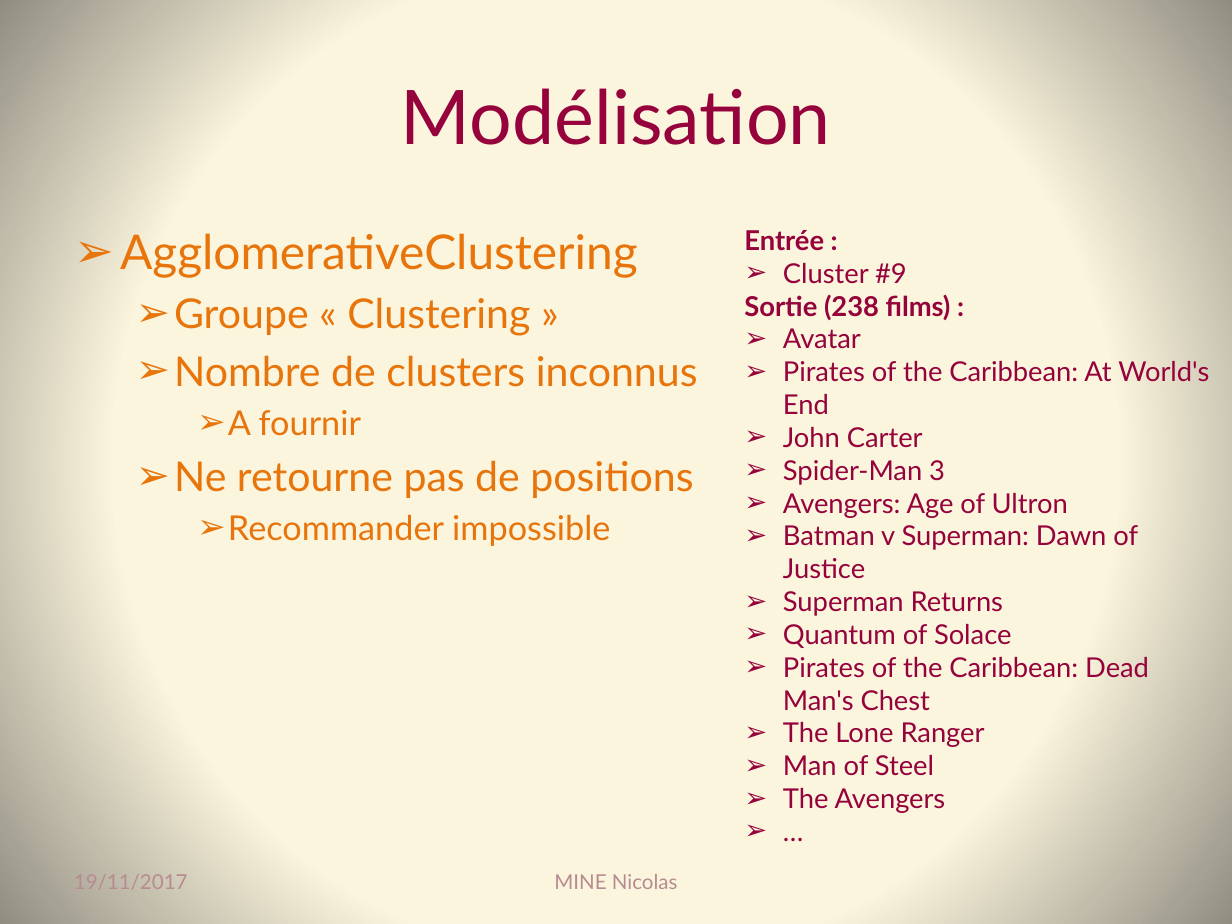
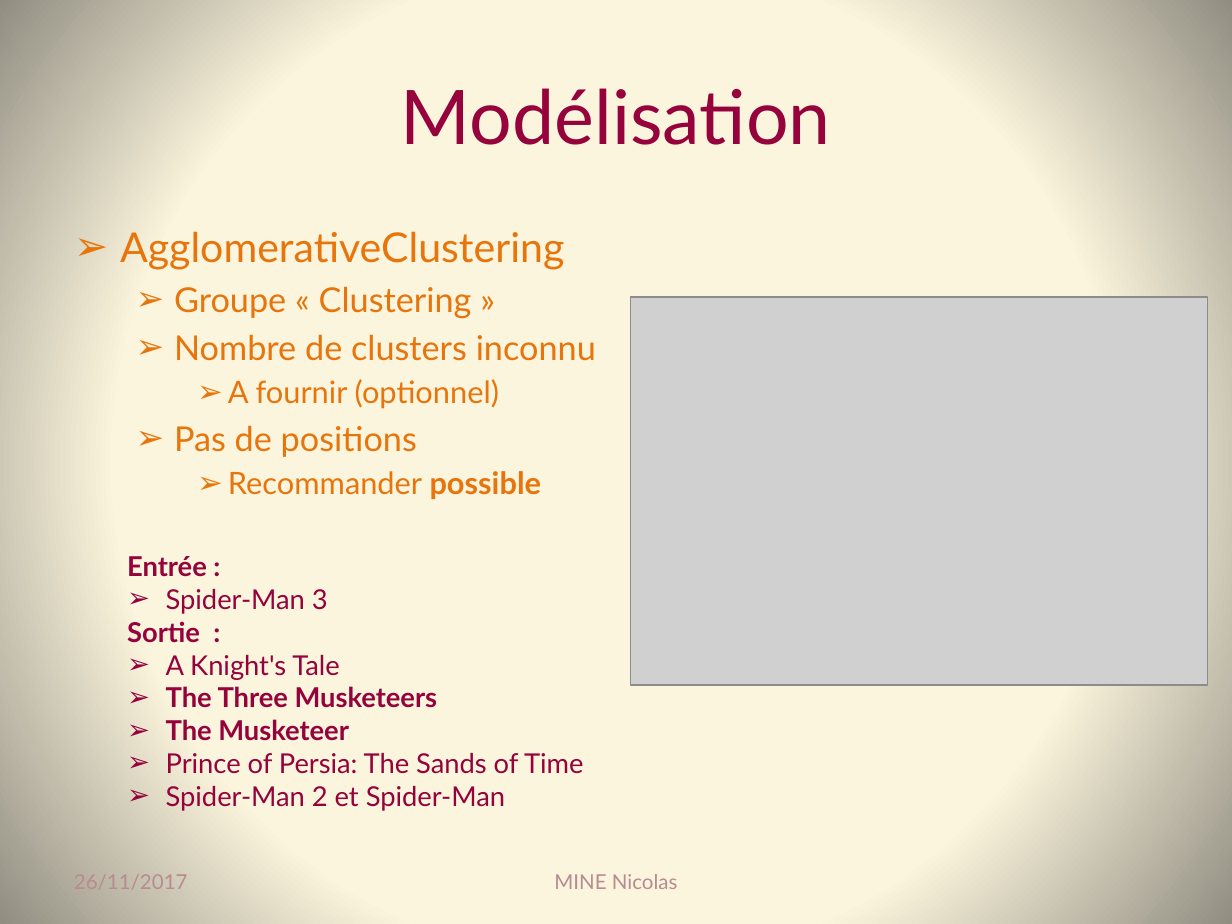
Before and after one commit to Coni63/OC_DS, a slide deck: slide 10 of P3/Presentation-projet_3.pptx. Drawn at 1232x924 pixels with LibreOffice and Linux fonts; fonts in the diff are those of the drawing; grey boxes stand for pictures. Boxes give left, top, right and bottom in pixels: in the first picture for what was removed or moved away, otherwise in the second. Text is boxed around its words. In the diff, an @@ line names an element or a change of style, - is before the commit and + after.

```diff
--- a/P3/Presentation-projet_3.pptx
+++ b/P3/Presentation-projet_3.pptx
@@ text at [120,231,564,318]: size 28 to 24 pt in "AgglomerativeClustering"; size 24 to 20 pt in "Groupe « Clustering »" @@
@@ text at [744,263,1209,448]: paragraphs removed @@
-➢ Cluster #9
-Sortie (238 films) :
-➢ Avatar
-➢ Pirates of the Caribbean: At World's End
-➢ John Carter
@@ picture added at [631,297,1209,685] @@
@@ text at [174,334,596,499]: text changed; size 24 to 18 pt @@
-  ➢ Nombre de clusters inconnus
-    ➢ A fournir
-  ➢ Ne retourne pas de positions
-    ➢ Recommander impossible
+  ➢ Nombre de clusters inconnu
+    ➢ A fournir (optionnel)
+  ➢ Pas de positions
+    ➢ Recommander possible
@@ text "Entrée :": place and size @@
-text "Entrée :" at [744,230,1209,813]
+text "Entrée :" at [127,556,583,811]
@@ text at [127,621,583,811]: text changed @@
-➢ Avengers: Age of Ultron
-➢ Batman v Superman: Dawn of Justice
-➢ Superman Returns
-➢ Quantum of Solace
-➢ Pirates of the Caribbean: Dead Man's Chest
-➢ The Lone Ranger
-➢ Man of Steel
-➢ The Avengers
-➢ …
+Sortie :
+➢ A Knight's Tale
+➢ The Three Musketeers
+➢ The Musketeer
+➢ Prince of Persia: The Sands of Time
+➢ Spider-Man 2 et Spider-Man
@@ text at [74,874,188,889]: text changed @@
-19/11/2017
+26/11/2017
```
Also in this commit, not shown: 17 other slides changed, 2 slides added, 10 other files.
